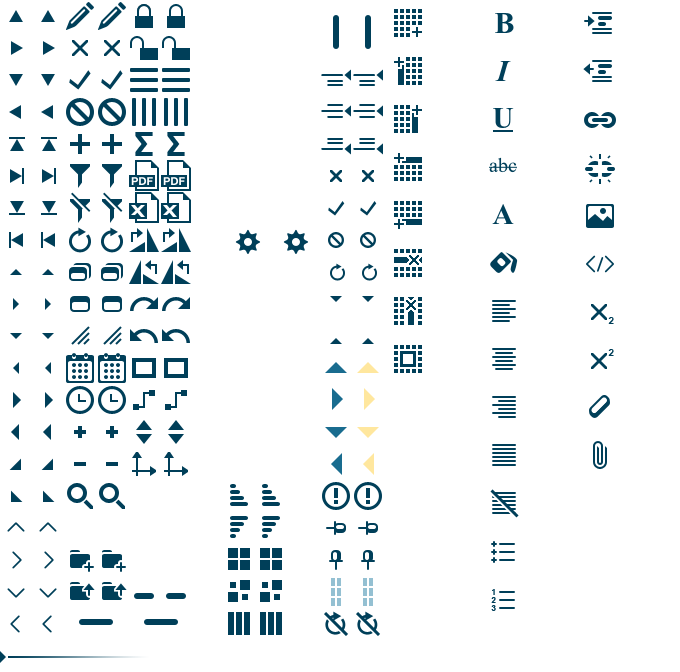
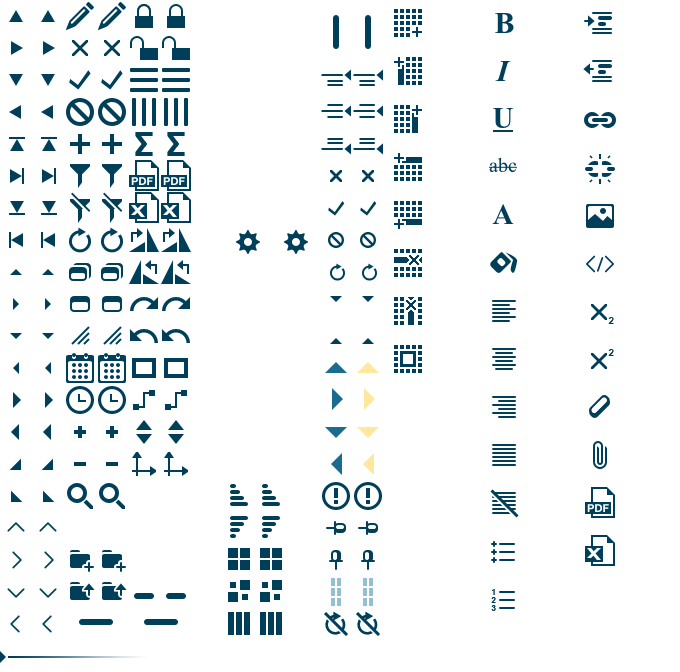
Before/after of a (680, 672) layered artwork. What changed in the layer stack:
added group "Export copy" with 4 layers above "Export" over [left=585, top=487, right=615, bottom=566]
added layer "excel copy" in group "Export copy" over [left=585, top=535, right=615, bottom=566]
added layer "pdf copy" in group "Export copy" over [left=585, top=487, right=615, bottom=518]
